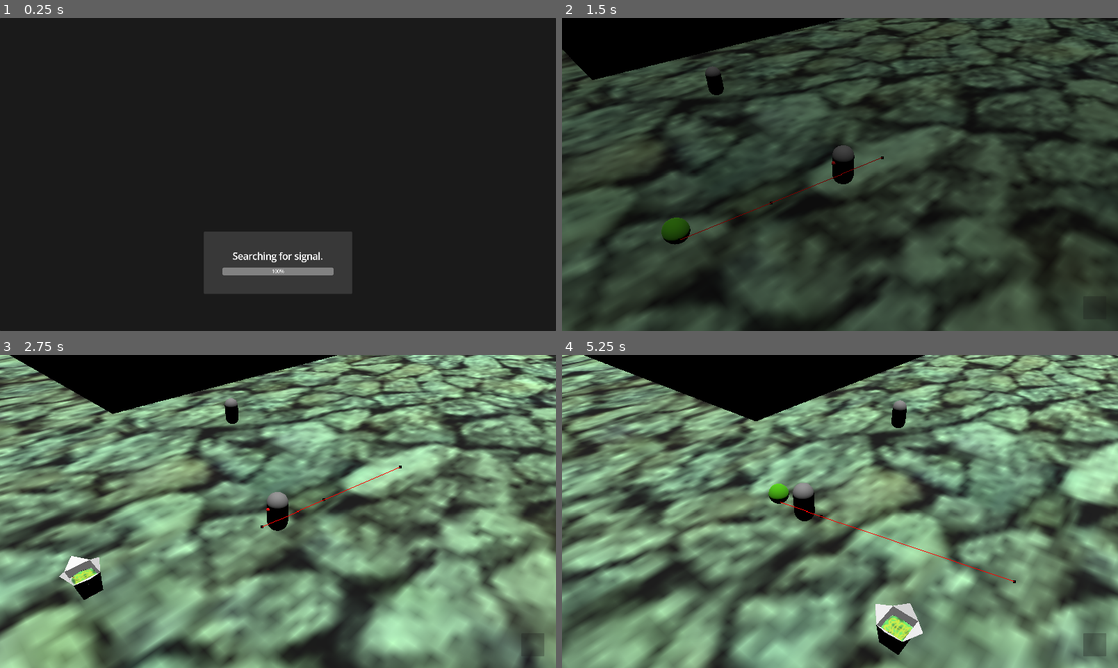
Above: before the commit, frames 1-4 (two rows, left to right).
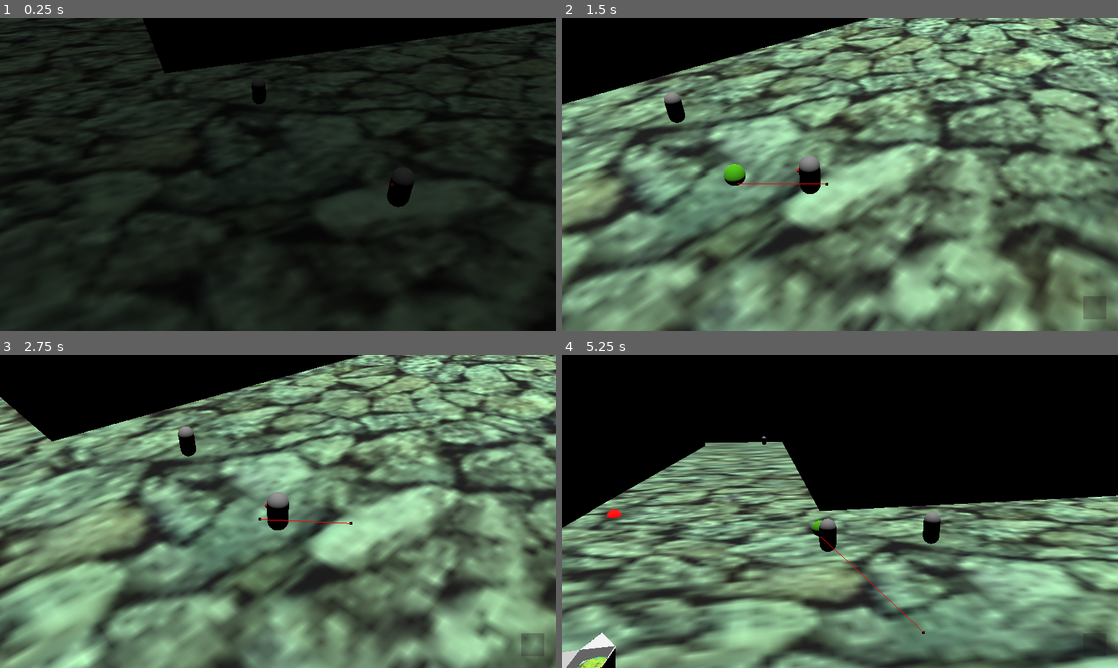
Above: after the commit, the same moments.

Repository: OLIWAPUNK/WSKAZEM
Game: Godot game, scene res://Scenes/GameWorld/World.tscn
Two runs of this game, one before a commit and one after it. Both use one fixed random seed, a clock stepped at 60 frames per second and the inputs below. This scene is started directly instead of the project's main scene.
Inputs (mouse positions are in pixels of both pictures, inside the frame that each line leads up to):
- Up to frame 1 (0.25 s): no input
- Up to frame 2 (1.5 s): tap Enter at 0.5 s; move the mouse to (962, 158) at 0.52 s; press the mouse at (962, 158) at 0.53 s; move the mouse to (728, 190) at 1.27 s; release the mouse at (728, 190) at 1.28 s; click (728, 190) at 1.35 s
- Up to frame 3 (2.75 s): move the mouse to (333, 442) at 2.02 s; press the mouse at (333, 442) at 2.03 s
- Up to frame 4 (5.25 s): move the mouse to (812, 574) at 2.77 s; release the mouse at (812, 574) at 2.78 s; click (812, 574) at 2.85 s; move the mouse to (1006, 558) at 3.52 s; press the mouse at (1006, 558) at 3.53 s; tap Space at 4.25 s; move the mouse to (673, 464) at 4.27 s; release the mouse at (673, 464) at 4.28 s; click (673, 464) at 4.35 s; move the mouse to (867, 511) at 5.02 s; press the mouse at (867, 511) at 5.03 s

The runs differ from the first frame. In frame 1, 15% of the frame differs, in the area x 0-100%, y 0-100%; in frame 2, 80%; in frame 3, 70%; in frame 4, 77%.

Commit message:
Readd town to world

Diff:
--- a/Scenes/GameWorld/World.tscn
+++ b/Scenes/GameWorld/World.tscn
@@ -6,6 +6,7 @@
 [ext_resource type="PackedScene" uid="uid://bt8q2n5mmw3in" path="res://Scenes/UI/Animations/FadeTransition.tscn" id="1_n4chi"]
 [ext_resource type="PackedScene" uid="uid://b8j2wniqibi7g" path="res://Scenes/UI/PauseMenu.tscn" id="1_yjqcc"]
 [ext_resource type="Script" uid="uid://dv5nci6vmhwsx" path="res://Scripts/MapManager.gd" id="4_yjqcc"]
+[ext_resource type="PackedScene" uid="uid://p6rboyogdta8" path="res://Scenes/GameWorld/Town.tscn" id="5_n4chi"]
 [ext_resource type="PackedScene" uid="uid://dnssxr77f7rrc" path="res://Scenes/UI/DebugUI.tscn" id="7_y7y61"]
 [ext_resource type="Script" uid="uid://dkjeyybq2qp35" path="res://Scripts/Navigation/NavigationManager.gd" id="8_kn06e"]
 [ext_resource type="PackedScene" uid="uid://bg0q8cg3wfcls" path="res://Scenes/GameWorld/Traits/CanBeTalkedTo.tscn" id="9_bk3f7"]
@@ -65,6 +66,8 @@
 
 [node name="MapNode" type="Node" parent="." unique_id=1068162854]
 script = ExtResource("4_yjqcc")
+
+[node name="Town" parent="MapNode" unique_id=511812993 instance=ExtResource("5_n4chi")]
 
 [node name="PlayerNode" type="Node" parent="." unique_id=1479561528]
 unique_name_in_owner = true
